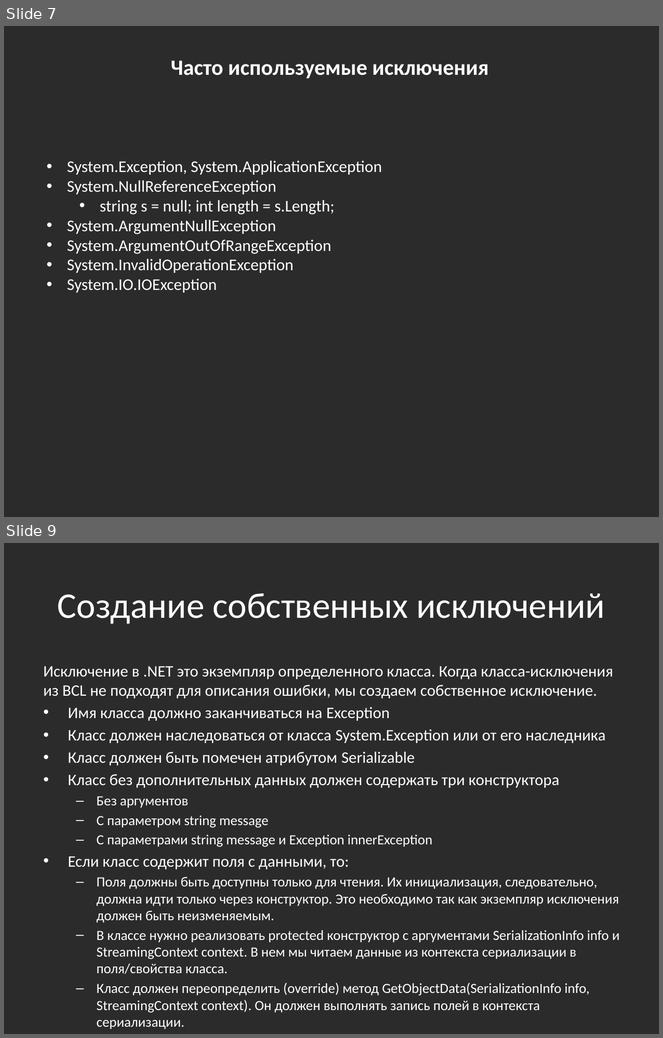
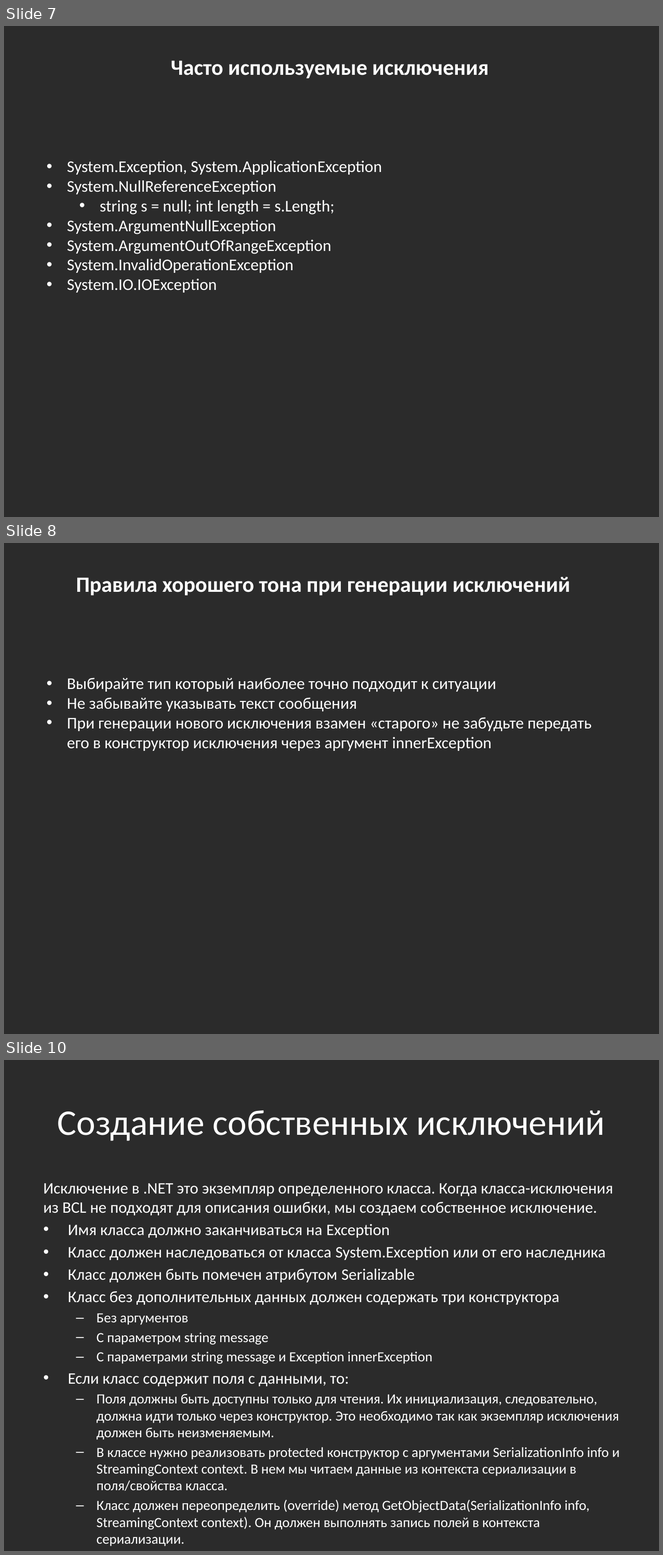
Before and after one commit to bazile/Training, a slide deck: Presentation/lesson-04-exceptions.pptx. Shown one above the other, each under a label of ours: slides 7 and 9 before the commit, slides 7, 8 and 10 after it; the slides between them are not shown. The pictures are 663x1038 and 663x1555 pixels, drawn with LibreOffice and Linux fonts; fonts in the diff are those of the drawing; background and template pictures are left out; a plain dark background stands for a picture behind light text. Boxes give left, top, right and bottom in pixels: in the first picture for what was removed or moved away, otherwise in the second. Text is boxed around its words. In the diff, an @@ line names an element or a change of style, - is before the commit and + after.

```diff
--- a/Presentation/lesson-04-exceptions.pptx
+++ b/Presentation/lesson-04-exceptions.pptx
@@ slide 8 added at (4, 543, 659, 1034), background picture (left out) @@
@@ text added at (76, 577, 571, 596), 24 pt, text #FFFFFF, bold @@
+Правила хорошего тона при генерации исключений
@@ text added at (67, 678, 592, 751), 18 pt, text #FFFFFF @@
+• Выбирайте тип который наиболее точно подходит к ситуации
+• Не забывайте указывать текст сообщения
+• При генерации нового исключения взамен «старого» не забудьте передать его в конструктор исключения через аргумент innerException
@@ what was slide 9 is now slide 10 @@
```
Also in this commit, not shown: 1 other file.
